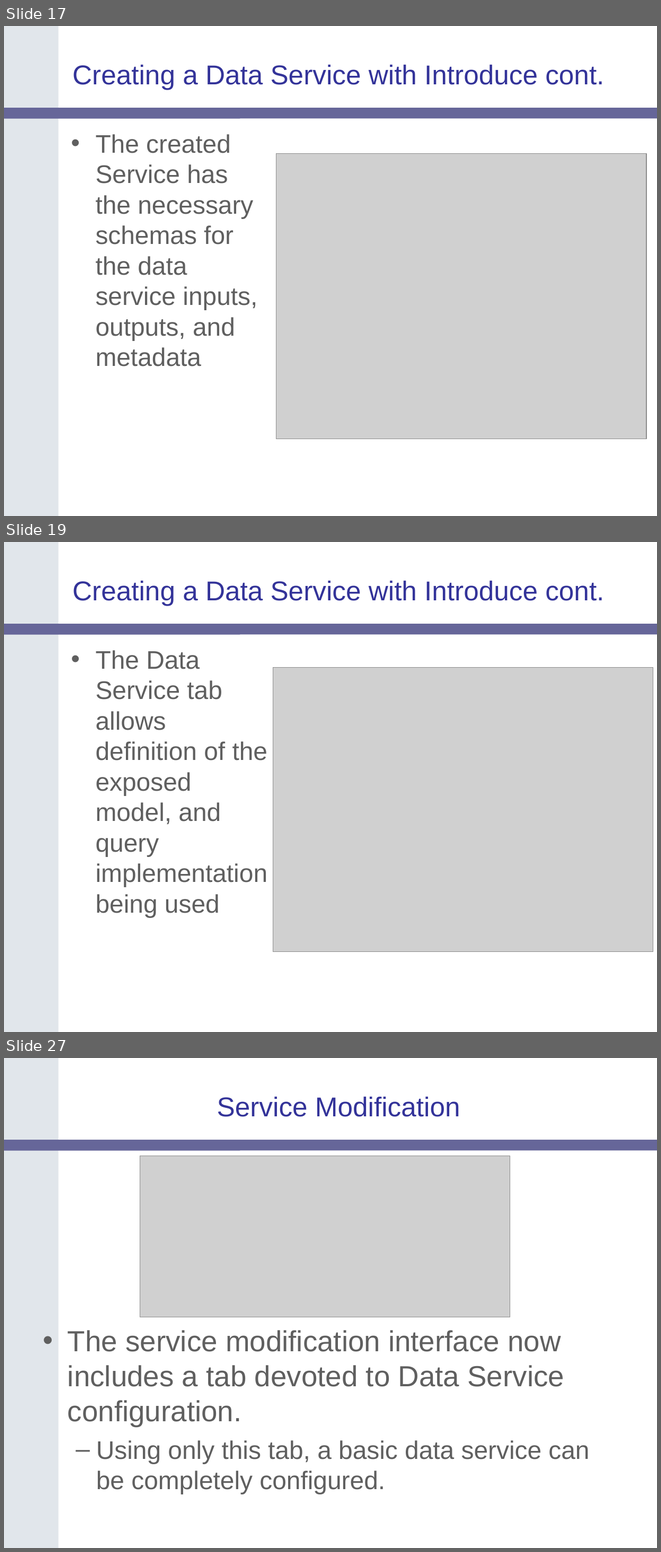
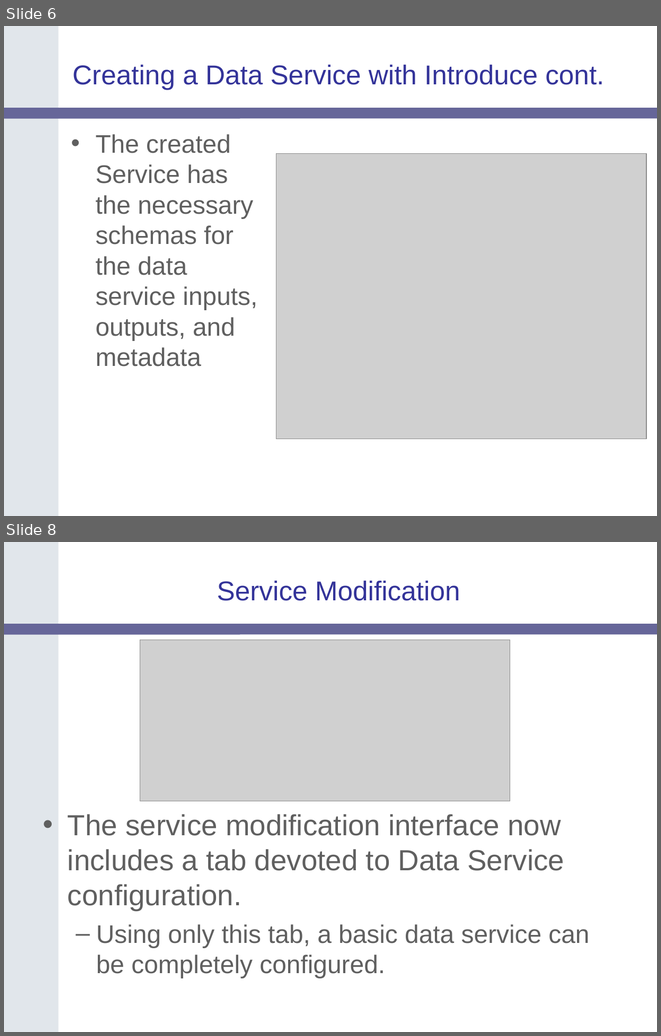
Before and after one commit to NCIP/cagrid-docs, a slide deck: presentations/200607_VCDE_ARCH/caGrid-1.0_Beta_Data-Services.ppt. Shown one above the other, each under a label of ours: slides 17, 19 and 27 before the commit, slides 6 and 8 after it; the slides between them are not shown. The pictures are 661x1552 and 661x1036 pixels, drawn with LibreOffice and Linux fonts; fonts in the diff are those of the drawing; grey boxes stand for pictures; background and template pictures are left out. Boxes give left, top, right and bottom in pixels: in the first picture for what was removed or moved away, otherwise in the second. Text is boxed around its words. In the diff, an @@ line names an element or a change of style, - is before the commit and + after.

```diff
--- a/presentations/200607_VCDE_ARCH/caGrid-1.0_Beta_Data-Services.ppt
+++ b/presentations/200607_VCDE_ARCH/caGrid-1.0_Beta_Data-Services.ppt
@@ slide 19 removed at [4,542,657,1032], background #FFFFFF; not listed: 2 template elements that a slide beside it also shows @@
@@ title removed at [72,581,604,606] @@
-Creating a Data Service with Introduce cont.
@@ text removed at [96,650,268,917] @@
-• The Data Service tab allows definition of the exposed model, and query implementation being used
@@ picture removed at [273,668,653,951] @@
@@ what was slide 17 is now slide 6 @@
@@ what was slide 27 is now slide 8 @@
```
Also in this commit, not shown: 4 slides changed, 1 slide added, 7 other slides removed.
